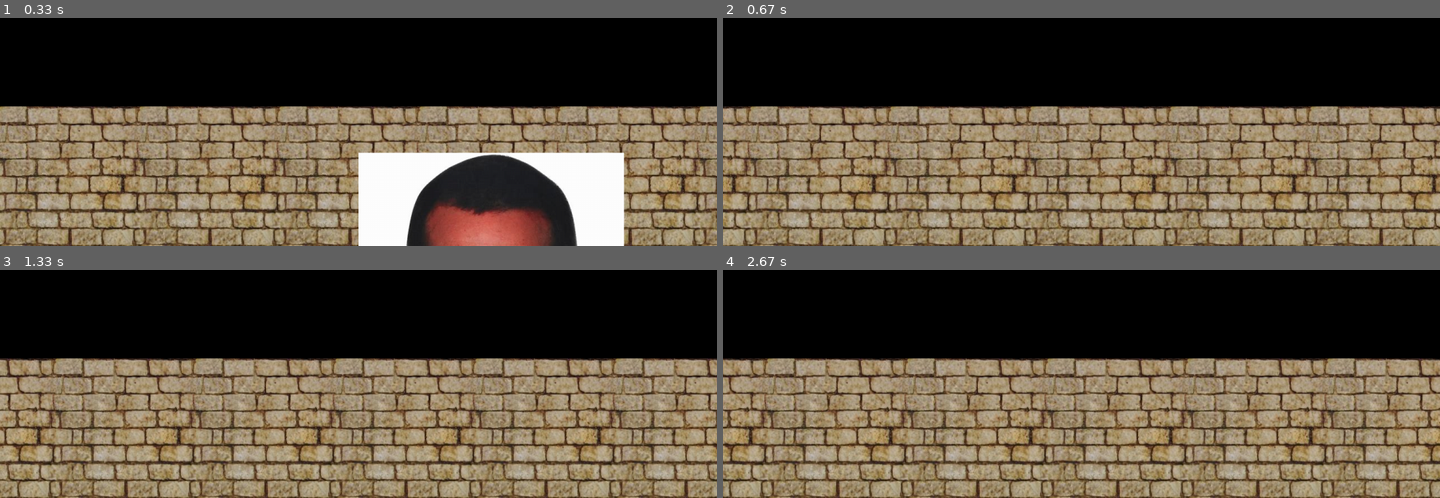
Above: before the commit, frames 1-4 (two rows, left to right).
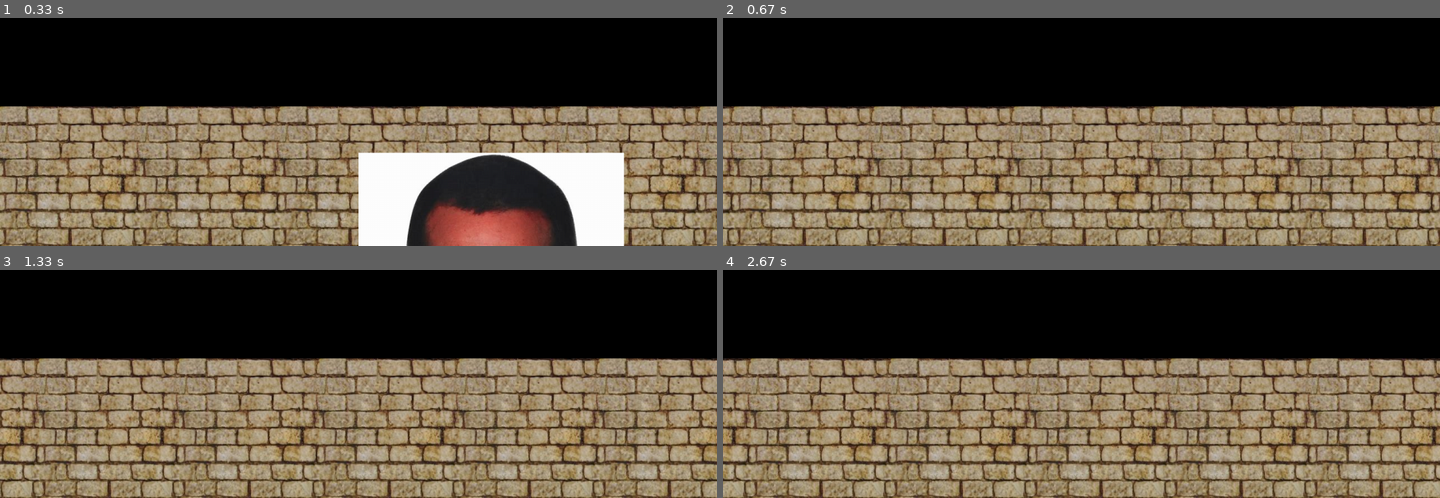
Above: after the commit, the same moments.

Repository: BrianCarducci/pygame-2
Game: pygame game, started from main.py
Two runs of this game, one before a commit and one after it. Both use one fixed random seed, a clock stepped at 60 frames per second and the inputs below.
Inputs:
- Up to frame 1 (0.33 s): no input
- Up to frame 2 (0.67 s): hold Right from 0.33 s (still down)
- Up to frame 3 (1.33 s): release Right at 0.8 s; hold Right 0.83-1.3 s
- Up to frame 4 (2.67 s): hold Left 1.33-1.87 s; hold Left 1.9-2.3 s; hold Right from 2.33 s (still down)

Frame 1 is identical in both runs. In frame 2, 31% of the frame differs, in the area x 0-100%, y 38-100%; in frame 3, 31%; in frame 4, 31%.

Commit message:
side and top collisions

Diff:
--- a/levels/level1.py
+++ b/levels/level1.py
@@ -14,6 +14,9 @@
         environment_sprite_group.add(Platform(floor_image, floor_x_loc, base_floor_y_loc, 0))
         if i == 15:
             environment_sprite_group.add(Platform(floor_image, floor_x_loc, base_floor_y_loc - floor_image.get_rect().h, 0))
+        if i == 10:
+            environment_sprite_group.add(Platform(floor_image, floor_x_loc, base_floor_y_loc - floor_image.get_rect().h * 3, 0))
+
         floor_x_loc += floor_image.get_rect().w
 
 
--- a/sprites/player/player.py
+++ b/sprites/player/player.py
@@ -23,12 +23,17 @@
 
         # Determines whether or not the player is falling
         collisions = self.check_collision(sprite_group)
+        if {"collision_side": "top", "collided_sprite": Platform} in collisions:
+            self.is_falling = True
+            self.is_jumping = False
+            self.jump_count = self.base_jump_count
         if not self.is_jumping and {"collision_side": "bottom", "collided_sprite": Platform} not in collisions:
             self.is_falling = True
         else:
             self.fall_count = 0
             self.is_falling = False
         if self.is_falling:
+            # self.collisions = []
             self.fall_count -= 1
             self.rect.y -= self.fall_count
 
@@ -66,10 +71,12 @@
         collided_sprites = pygame.sprite.spritecollide(self, sprite_group, False)
 
         for collided_sprite in collided_sprites:
-            if self.rect.bottom == collided_sprite.rect.top:
+            # if self.rect.bottom <= collided_sprite.rect.top - self.fall_count:
+            if collided_sprite.rect.top - self.jump_count <=  self.rect.bottom <= collided_sprite.rect.top + self.jump_count:
                 collision_side = "bottom"
-                print("player bottom:" + str(self.rect.bottom))
-                print("floor top: " + str(collided_sprite.rect.top))
+            elif collided_sprite.rect.bottom - self.jump_count <= self.rect.top <= collided_sprite.rect.bottom + self.jump_count:
+                print("")
+                collision_side = "top"
             elif self.rect.right > collided_sprite.rect.right:
                 collision_side = "left"
             elif self.rect.left < collided_sprite.rect.left:
